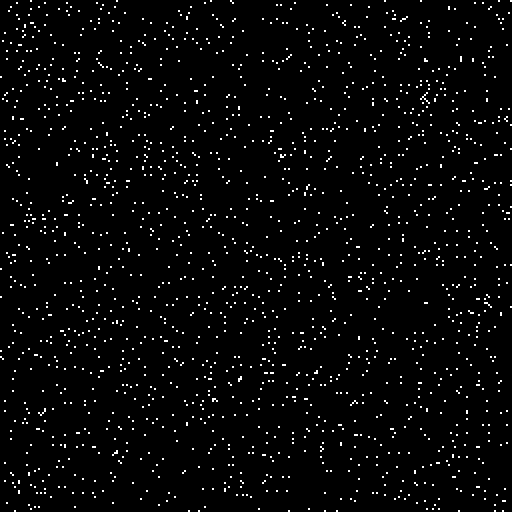
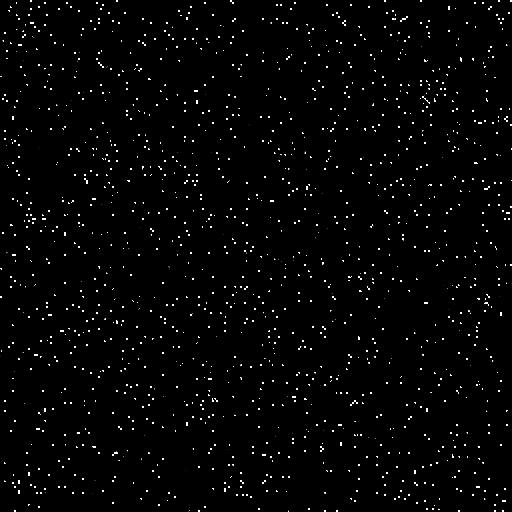
Layer changes from the first 512x512 image to the second:
added layer "Layer 5" above "Layer 1" over <box>0,0,512,512</box>
